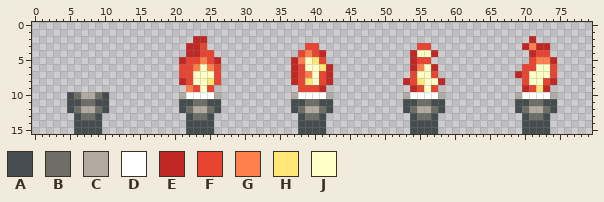
Pixel-art file: Leore/Content/torch.aseprite. The first picture shows the starting point.
80x16 pixels, 1 frame.
Palette (. is transparent): A #464d50  B #6e6e67  C #b2aaa1  D #ffffff  E #bf2824  F #e74431  G #ff804d  H #ffe777  J #ffffc6
Pixels before, first column x 5:
 2 ..................EE..............................................E...
 3 .................EEF..............FF..............FF.............EGEE.
 4 .................EEFF............FGFE............EJJE.............EFF.
 5 ................EFFGFE..........EGJHF............EFF..............FGGE
 6 ................FFGJGF..........EFJJHE...........EGJE............FFJJF
 7 ................FFJJJF..........EFGJFE...........FJJF...........EFJJJF
 8 ................EFJJHF..........EFHJFE..........EFHJJE...........FJJFE
 9 .................GFJF............FFFE............EFJF............EFHE.
10 ABCCBA..........CDDDDC..........CDDDDC..........CDDDDC..........CDDDDC
11 AABBAA..........AABBAA..........AABBAA..........AABBAA..........AABBAA
12 ABCCBA..........ABCCBA..........ABCCBA..........ABCCBA..........ABCCBA
13 .ABBA............ABBA............ABBA............ABBA............ABBA.
14 .AAAA............AAAA............AAAA............AAAA............AAAA.
15 .AAAA............AAAA............AAAA............AAAA............AAAA.
Now the later version:
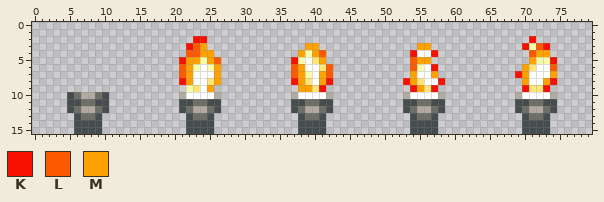
Colours new in this view: K #f81100  L #fc5a00  M #ffa100
From old to new:
colour G: #ff804d -> #fbfcaa
y 2: x 23..24 EE -> KK; x 71 E -> K
y 3: x 22..24 EEF -> KLM; x 39..40 FF -> MM; x 55..56 FF -> MM; x 70 E -> K; x 72..73 EE -> LK
y 4: x 22..25 EEFF -> LLMM; x 38 F -> M; x 40..41 FE -> ML; x 54..57 EJJE -> KDDK; x 71..73 EFF -> LMM
y 5: x 21..23 EFF -> KMM; x 25..26 FE -> ML; x 37 E -> K; x 39 J -> D; x 41 F -> M; x 54..56 EFF -> LMM; x 71 F -> M; x 74 E -> K
y 6: x 21..22 FF -> LM; x 24 J -> D; x 26 F -> M; x 37..40 EFJJ -> LMDD; x 42 E -> L; x 54 E -> L; x 56..57 JE -> DK; x 70..74 FFJJF -> MHDDL
y 7: x 21..26 FFJJJF -> LMDDDM; x 37..38 EF -> LM; x 40..42 JFE -> DML; x 54..57 FJJF -> MDDM; x 69..74 EFJJJF -> KMDDDM
y 8: x 21..24 EFJJ -> KMDD; x 26 F -> M; x 37..38 EF -> KM; x 40..42 JFE -> DMK; x 53..54 EF -> KM; x 56..58 JJE -> DDK; x 70..74 FJJFE -> MDDMK
y 9: x 23..25 FJF -> HDM; x 38..41 FFFE -> MMHK; x 54..57 EFJF -> KMHK; x 70..71 EF -> KH; x 73 E -> K
Changed places in both pictures, as pixel boxes (x1, y1, x2, y2):
changed: (179, 36, 221, 92)
changed: (515, 36, 557, 92)
changed: (291, 43, 333, 92)
changed: (403, 43, 445, 92)
